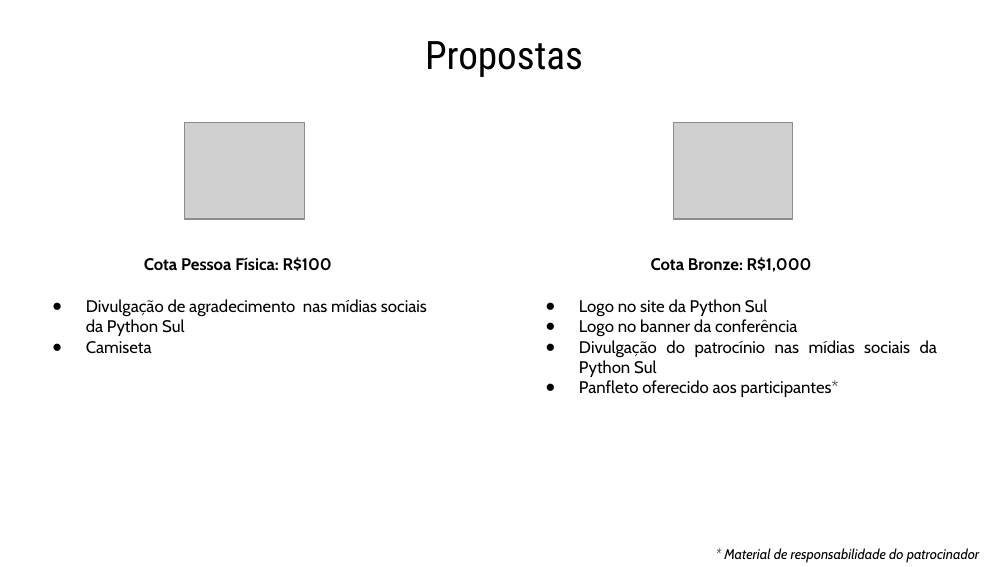
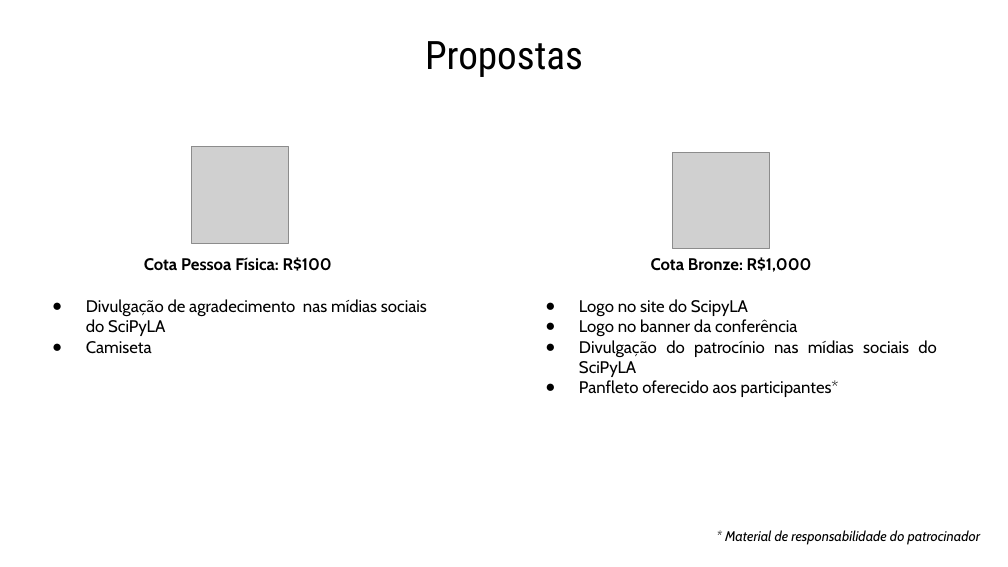
Before and after one commit to scipy-latinamerica/scipyla2018, a slide deck: slide 5 of docs/Proposta-de-Patrocinio-SciPyLA-2018.odp. Drawn at 1008x567 pixels with LibreOffice and Linux fonts; fonts in the diff are those of the drawing; grey boxes stand for pictures. Boxes give left, top, right and bottom in pixels: in the first picture for what was removed or moved away, otherwise in the second. Text is boxed around its words. In the diff, an @@ line names an element or a change of style, - is before the commit and + after.

```diff
--- a/docs/Proposta-de-Patrocinio-SciPyLA-2018.odp
+++ b/docs/Proposta-de-Patrocinio-SciPyLA-2018.odp
@@ picture: place and size @@
-picture at box(185, 122, 304, 219)
+picture at box(192, 146, 288, 243)
@@ picture: place and size @@
-picture at box(673, 122, 792, 219)
+picture at box(672, 152, 769, 249)
@@ text at box(86, 299, 427, 336): text changed @@
-● Divulgação de agradecimento nas mídias sociais da Python Sul
+● Divulgação de agradecimento nas mídias sociais do SciPyLA
@@ text at box(579, 299, 748, 317): text changed @@
-● Logo no site da Python Sul
+● Logo no site do ScipyLA
@@ text at box(579, 340, 937, 377): text changed @@
-● Divulgação do patrocínio nas mídias sociais da Python Sul
+● Divulgação do patrocínio nas mídias sociais do SciPyLA
@@ text "* Material de responsabilidade do ...": place and size @@
-text "* Material de responsabilidade do ..." at box(724, 548, 979, 563)
+text "* Material de responsabilidade do ..." at box(725, 530, 980, 545)
```
Also in this commit, not shown: 5 other slides changed.
